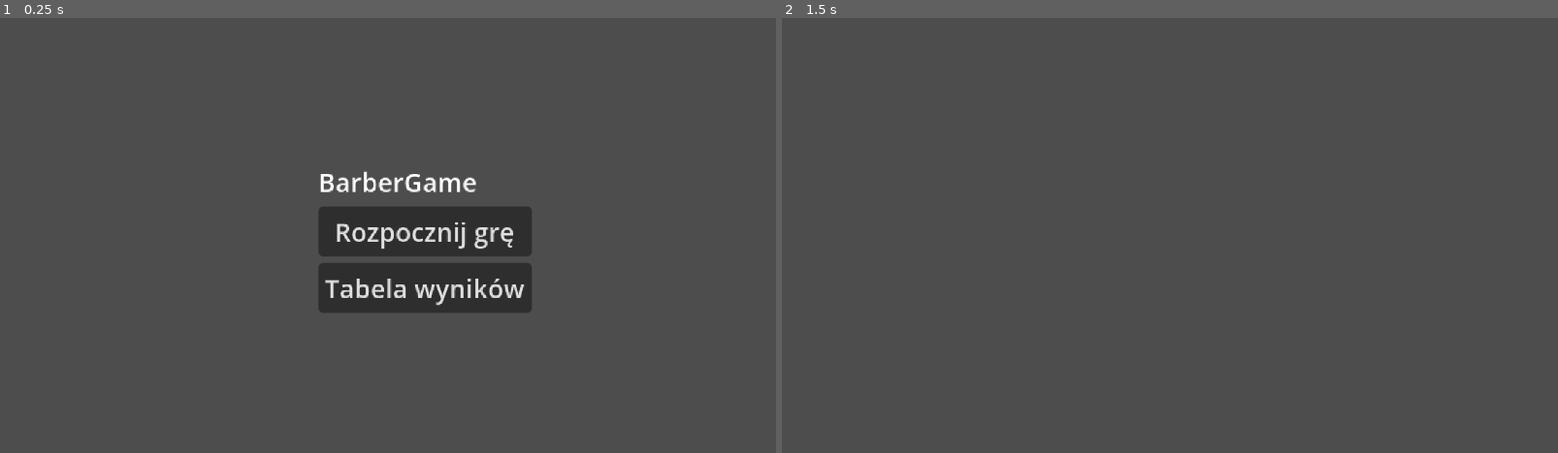
Above: before the commit, frames 1-2 (left to right).
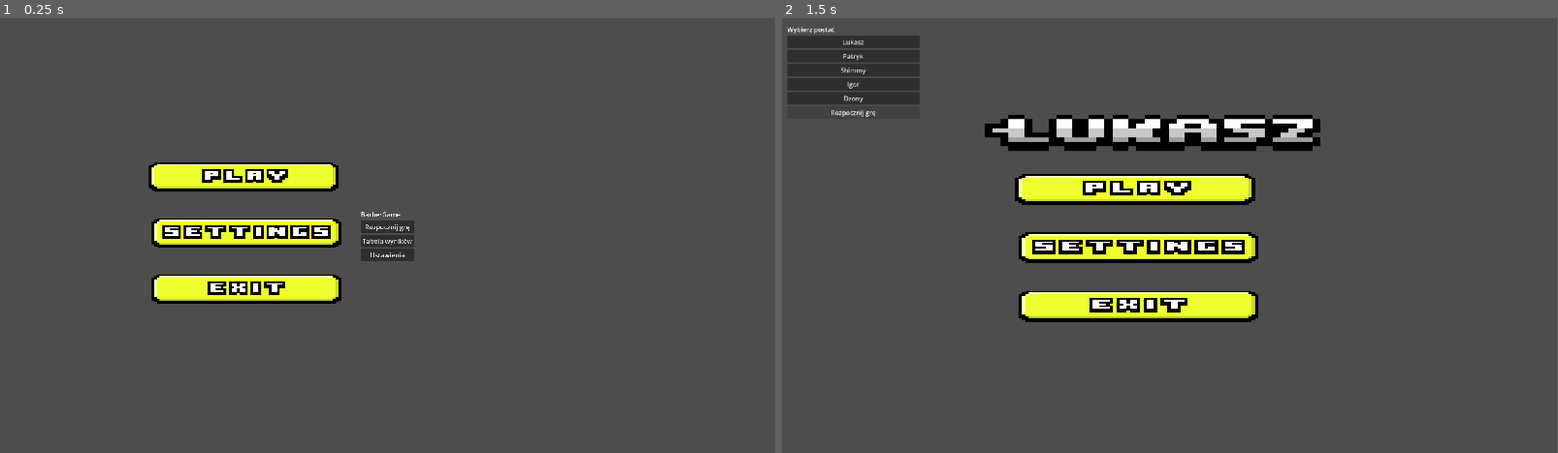
Above: after the commit, the same moments.

Repository: b0nnyy/BarberGame2D
Game: Godot game, scene res://scenes/main_menu.tscn
Same seed, same stepped clock (60 frames per second), same inputs: the game is played once before the commit and once after it.
Inputs (mouse positions are in pixels of both pictures, inside the frame that each line leads up to):
- Up to frame 1 (0.25 s): no input
- Up to frame 2 (1.5 s): click "Rozpocznij grę" at 0.5 s; click (851, 113) at 1.25 s, where only the run after the commit has a clickable "Rozpocznij grę"
In our replay, the window is 800x449 before the commit and 799x449 after it. These sizes can differ from the game's own. Grey fills any space a smaller window leaves; there, only what the larger window draws over its background counts as a difference.

The runs differ from the first frame. In frame 1, 11% of the frame differs, in the area x 19-69%, y 33-68%; in frame 2, 12%, in the area x 0-70%, y 2-70%.

Commit message:
rozbudowanie menu

Diff:
--- /dev/null
+++ b/default_bus_layout.tres
@@ -0,0 +1,15 @@
+[gd_resource type="AudioBusLayout" format=3 uid="uid://b37sam80rhxqc"]
+
+[resource]
+bus/1/name = &"Music"
+bus/1/solo = false
+bus/1/mute = false
+bus/1/bypass_fx = false
+bus/1/volume_db = 0.0
+bus/1/send = &"Master"
+bus/2/name = &"SFX"
+bus/2/solo = false
+bus/2/mute = false
+bus/2/bypass_fx = false
+bus/2/volume_db = 0.0
+bus/2/send = &"Master"
--- a/project.godot
+++ b/project.godot
@@ -23,8 +23,7 @@
 
 window/size/viewport_width=1920
 window/size/viewport_height=1080
-window/stretch/mode="canvas_items"
-window/stretch/scale=4.0
+window/size/mode=2
 
 [input]
 
--- a/scenes/character_select.tscn
+++ b/scenes/character_select.tscn
@@ -1,22 +1,26 @@
 [gd_scene format=3 uid="uid://dqhe7f6uf1jm4"]
 
 [ext_resource type="Script" uid="uid://c871e22dw5tvq" path="res://scenes/character_select.gd" id="1_x8mhf"]
+[ext_resource type="Texture2D" uid="uid://srtbrvr2j1xu" path="res://Art/ikony_menu/Bez tytułu.png" id="2_bow2h"]
+[ext_resource type="Texture2D" uid="uid://djyftl28nx12a" path="res://Art/ikony_menu/MENU BUTTONS.png" id="3_uxcyu"]
 
 [node name="Control" type="Control" unique_id=1198882514]
 layout_mode = 3
 anchors_preset = 15
 anchor_right = 1.0
 anchor_bottom = 1.0
-offset_left = 500.0
-offset_top = 182.0
+offset_left = 13.0
+offset_top = 17.0
+offset_right = 11.0
+offset_bottom = 15.0
 grow_horizontal = 2
 grow_vertical = 2
 script = ExtResource("1_x8mhf")
 
 [node name="VBoxContainer" type="VBoxContainer" parent="." unique_id=1484358850]
 layout_mode = 0
-offset_right = 40.0
-offset_bottom = 40.0
+offset_right = 328.0
+offset_bottom = 648.0
 
 [node name="Wybierz postac" type="Label" parent="VBoxContainer" unique_id=830800669]
 layout_mode = 2
@@ -46,6 +50,16 @@
 layout_mode = 2
 text = "Rozpocznij grę"
 
+[node name="BezTytułu" type="Sprite2D" parent="." unique_id=1891976454]
+position = Vector2(905, 268)
+scale = Vector2(19.828125, 11.3125)
+texture = ExtResource("2_bow2h")
+
+[node name="MenuButtons" type="Sprite2D" parent="." unique_id=272890711]
+position = Vector2(866.00006, 592.00006)
+scale = Vector2(8.3828125, 4.5312505)
+texture = ExtResource("3_uxcyu")
+
 [connection signal="pressed" from="VBoxContainer/Lukasz" to="." method="_on_Lukasz_pressed"]
 [connection signal="pressed" from="VBoxContainer/Patryk" to="." method="_on_Patryk_pressed"]
 [connection signal="pressed" from="VBoxContainer/Shimmy" to="." method="_on_Shimmy_pressed"]
--- a/scenes/main_menu.gd
+++ b/scenes/main_menu.gd
@@ -1,4 +1,7 @@
 extends Control
+
+func _on_settings_button_pressed():
+	get_tree().change_scene_to_file("res://scenes/ustawienia.tscn")
 
 func _on_start_pressed():
 	get_tree().change_scene_to_file("res://scenes/character_select.tscn")
--- a/scenes/main_menu.tscn
+++ b/scenes/main_menu.tscn
@@ -1,22 +1,34 @@
 [gd_scene format=3 uid="uid://g4int7lrhhm"]
 
 [ext_resource type="Script" uid="uid://bkng0dhca31bx" path="res://scenes/main_menu.gd" id="1_l6cm7"]
+[ext_resource type="Texture2D" uid="uid://djyftl28nx12a" path="res://Art/ikony_menu/MENU BUTTONS.png" id="2_ekxnf"]
 
 [node name="Control" type="Control" unique_id=850465137]
 layout_mode = 3
-anchor_left = 0.411
-anchor_top = 0.333
-anchor_right = 0.411
-anchor_bottom = 0.333
+anchors_preset = 8
+anchor_left = 0.5
+anchor_top = 0.5
+anchor_right = 0.5
+anchor_bottom = 0.5
 grow_horizontal = 2
+grow_vertical = 2
 size_flags_horizontal = 6
 size_flags_vertical = 3
 script = ExtResource("1_l6cm7")
 
 [node name="CenterContainer" type="CenterContainer" parent="." unique_id=139566373]
-layout_mode = 0
-offset_right = 40.0
-offset_bottom = 40.0
+layout_mode = 1
+anchors_preset = 8
+anchor_left = 0.5
+anchor_top = 0.5
+anchor_right = 0.5
+anchor_bottom = 0.5
+offset_left = -66.0
+offset_top = -46.5
+offset_right = 66.0
+offset_bottom = 46.5
+grow_horizontal = 2
+grow_vertical = 2
 
 [node name="VBoxContainer" type="VBoxContainer" parent="CenterContainer" unique_id=1754791962]
 layout_mode = 2
@@ -33,5 +45,15 @@
 layout_mode = 2
 text = "Tabela wyników"
 
+[node name="przycisk ustawienia" type="Button" parent="CenterContainer/VBoxContainer" unique_id=29626590]
+layout_mode = 2
+text = "Ustawienia"
+
+[node name="MenuButtons" type="Sprite2D" parent="CenterContainer/VBoxContainer" unique_id=1204811026]
+position = Vector2(-287, 95.00001)
+scale = Vector2(6.6132813, 4.3476563)
+texture = ExtResource("2_ekxnf")
+
 [connection signal="pressed" from="CenterContainer/VBoxContainer/przycisk start" to="." method="_on_start_pressed"]
 [connection signal="pressed" from="CenterContainer/VBoxContainer/przycisk tabela wynikow" to="." method="_on_scores_pressed"]
+[connection signal="pressed" from="CenterContainer/VBoxContainer/przycisk ustawienia" to="." method="_on_settings_button_pressed"]
--- a/scenes/scores.tscn
+++ b/scenes/scores.tscn
@@ -4,14 +4,15 @@
 
 [node name="Control" type="Control" unique_id=688030681]
 layout_mode = 3
-anchor_left = 0.46
-anchor_top = 0.467
-anchor_right = 0.644
-anchor_bottom = 0.533
-offset_left = 910.0
-offset_top = 546.0
-offset_right = -1183.0
-offset_bottom = -728.0
+anchors_preset = 8
+anchor_left = 0.5
+anchor_top = 0.5
+anchor_right = 0.5
+anchor_bottom = 0.5
+offset_left = -59.0
+offset_top = -33.0
+offset_right = -59.0
+offset_bottom = -33.0
 grow_horizontal = 2
 grow_vertical = 2
 script = ExtResource("1_r5nmk")
--- /dev/null
+++ b/scenes/ustawienia.tscn
@@ -0,0 +1,44 @@
+[gd_scene format=3 uid="uid://cs7t7s5vcbp1o"]
+
+[ext_resource type="Script" uid="uid://eihfha7n240y" path="res://ustawienia.gd" id="1_01rqy"]
+[ext_resource type="Texture2D" uid="uid://c56y4f3xtc1p" path="res://Art/ikony_menu/SETTINGS BUTTONS.png" id="2_p0n22"]
+
+[node name="Control" type="Control" unique_id=1214222620]
+layout_mode = 3
+anchors_preset = 8
+anchor_left = 0.5
+anchor_top = 0.5
+anchor_right = 0.5
+anchor_bottom = 0.5
+grow_horizontal = 2
+grow_vertical = 2
+script = ExtResource("1_01rqy")
+
+[node name="CenterContainer" type="CenterContainer" parent="." unique_id=799846247]
+layout_mode = 0
+offset_right = 40.0
+offset_bottom = 40.0
+
+[node name="VBoxContainer" type="VBoxContainer" parent="CenterContainer" unique_id=333097521]
+layout_mode = 2
+
+[node name="Muzyka" type="CheckBox" parent="CenterContainer/VBoxContainer" unique_id=782501789]
+layout_mode = 2
+text = "Muzyka"
+
+[node name="Dzwieki" type="CheckBox" parent="CenterContainer/VBoxContainer" unique_id=1541443925]
+layout_mode = 2
+text = "Dźwięk"
+
+[node name="Powrot" type="Button" parent="CenterContainer/VBoxContainer" unique_id=151467818]
+layout_mode = 2
+text = "powrót"
+
+[node name="SettingsButtons" type="Sprite2D" parent="." unique_id=1878151773]
+position = Vector2(-498, -67)
+scale = Vector2(4.1953125, 3.5703127)
+texture = ExtResource("2_p0n22")
+
+[connection signal="toggled" from="CenterContainer/VBoxContainer/Muzyka" to="." method="_on_Muzyka_toggled"]
+[connection signal="toggled" from="CenterContainer/VBoxContainer/Dzwieki" to="." method="_on_Dzwieki_toggled"]
+[connection signal="pressed" from="CenterContainer/VBoxContainer/Powrot" to="." method="_on_Powrot_pressed"]
--- /dev/null
+++ b/ustawienia.gd
@@ -0,0 +1,22 @@
+extends Control
+
+func _on_Muzyka_toggled(enabled):
+	var bus = AudioServer.get_bus_index("Music")
+	AudioServer.set_bus_mute(bus, not enabled)
+	print("Muzyka:", enabled)
+
+
+func _on_Dzwieki_toggled(enabled):
+	var bus = AudioServer.get_bus_index("SFX")
+	AudioServer.set_bus_mute(bus, not enabled)
+
+
+func _on_Powrot_pressed():
+	get_tree().change_scene_to_file("res://scenes/main_menu.tscn")
+
+@onready var muzyka_checkbox = $CenterContainer/VBoxContainer/Muzyka
+@onready var dzwieki_checkbox = $CenterContainer/VBoxContainer/Dzwieki
+
+func _ready():
+	muzyka_checkbox.button_pressed = true
+	dzwieki_checkbox.button_pressed = true
Binary file added: Art/ikony_menu/Bez tytułu.png
Not shown, added: Art/ikony_menu/Bez tytułu.png.import
Binary file added: Art/ikony_menu/LOGO TEKST.png
Not shown, added: Art/ikony_menu/LOGO TEKST.png.import
Binary file added: Art/ikony_menu/LOGO ZNAK.png
Not shown, added: Art/ikony_menu/LOGO ZNAK.png.import
Binary file added: Art/ikony_menu/MENU BUTTONS.png
Not shown, added: Art/ikony_menu/MENU BUTTONS.png.import
Binary file added: Art/ikony_menu/SETTINGS BUTTONS.png
Not shown, added: Art/ikony_menu/SETTINGS BUTTONS.png.import
Not shown, added: ustawienia.gd.uid
